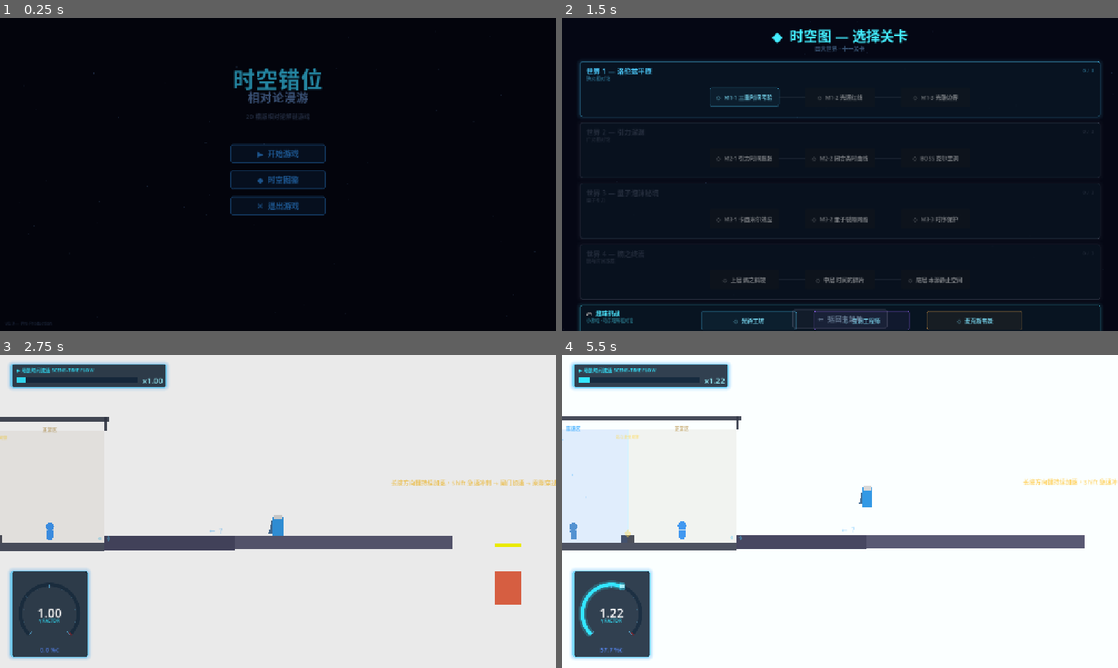
Above: before the commit, frames 1-4 (two rows, left to right).
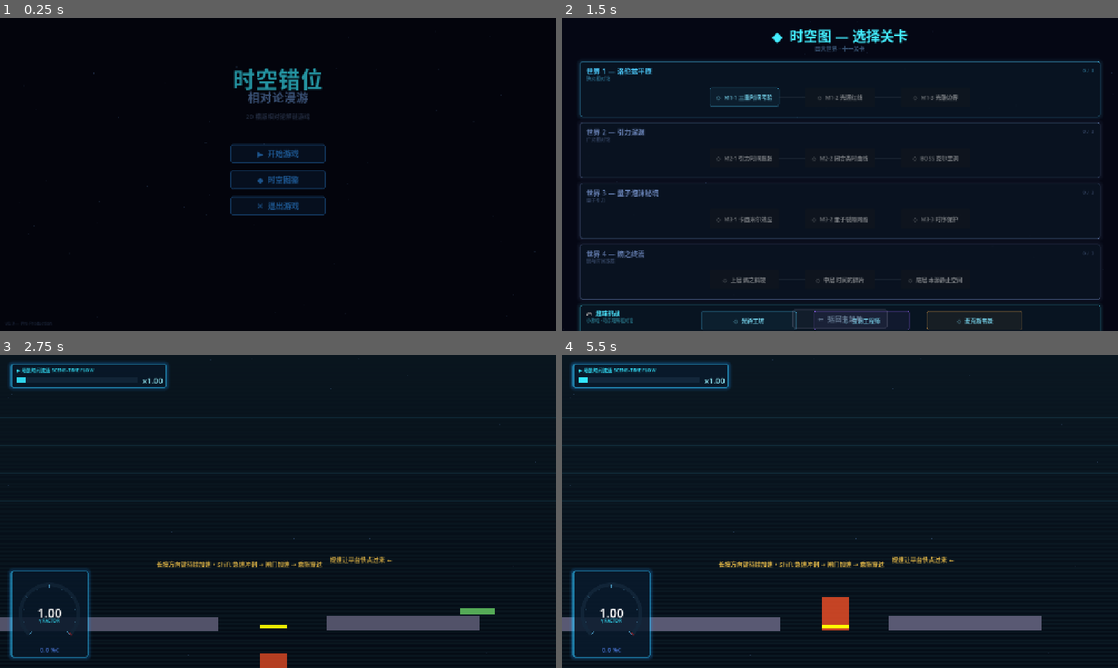
Above: after the commit, the same moments.

Repository: moss-550-w/Relativity-Puzzle
Game: Godot game, scene res://scenes/ui/main_menu.tscn
Two runs of this game, one before a commit and one after it. Both use one fixed random seed, a clock stepped at 60 frames per second and the inputs below.
Inputs (mouse positions are in pixels of both pictures, inside the frame that each line leads up to):
- Up to frame 1 (0.25 s): no input
- Up to frame 2 (1.5 s): click "▶ 开始游戏" at 0.5 s; move the mouse to (962, 158) at 1.27 s; hold D (move_right) from 1.28 s (still down); hold E (observe) from 1.28 s (still down); tap F (grab) at 1.35 s; click (962, 158) at 1.42 s
- Up to frame 3 (2.75 s): tap Space (jump) at 1.52 s; release D (move_right) at 2 s; release E (observe) at 2 s; click "◇ M1-1 三重时间考验" at 2 s
- Up to frame 4 (5.5 s): drag from (728, 527) to (812, 574) at 2.77 s; move the mouse to (895, 442) at 3.52 s; hold A (move_left) 3.53-4.25 s; hold E (observe) 3.53-4.25 s; tap F (grab) at 3.6 s; drag from (812, 574) to (673, 464) at 4.27 s; move the mouse to (1006, 558) at 5.02 s; hold D (move_right) from 5.03 s (still down); hold Shift (sprint) from 5.03 s (still down); tap Space (jump) at 5.27 s; tap E (observe) at 5.3 s

The runs differ from the first frame. In frame 2, 0.8% of the frame differs, in the area x 3-97%, y 33-90%; in frame 3, 99%; in frame 4, 99%, in the area x 0-100%, y 0-100%.

Commit message:
refactor: 引入全局调色板统一管理配色，新增玩家速度光晕系统
1. 新增全局Palette类，统一管理通用UI色、四世界色卡与星空绘制接口
2. 替换全项目硬编码色彩为Palette引用，实现配色统一维护
3. 新增PlayerGlow节点与脚本，实现速度光晕与技能闪光特效
4. 新增世界背景层脚本，根据当前世界绘制差异化背景与网格
5. 为玩家节点添加速度光晕子节点与对应更新逻辑

Diff:
--- a/assets/shaders/time_warp.gdshader
+++ b/assets/shaders/time_warp.gdshader
@@ -1,24 +1,30 @@
 shader_type canvas_item;
 
-// 时间膨胀色彩偏移 Shader
-// uniform 由脚本每帧更新：
-//   time_dilation_factor > 1.0 → 蓝移（场景加速）
-//   time_dilation_factor < 1.0 → 红移（场景减速）
-//   等于 1.0 → 无色偏
+// 时间膨胀色彩偏移 Shader（v2 — 半透明色洗，不遮挡底层世界背景）
+// uniform 由 time_warp_overlay.gd 每帧更新：
+//   time_dilation_factor > 1.0 → 蓝移色洗
+//   time_dilation_factor < 1.0 → 红移色洗
+//   等于 1.0 → 完全透明（透出世界背景）
+//   偏差越大，色洗越浓
 
 uniform float time_dilation_factor : hint_range(0.0, 50.0) = 1.0;
-// 色偏强度（可调）
-uniform float shift_strength : hint_range(0.0, 0.5) = 0.08;
+uniform float shift_strength : hint_range(0.0, 0.5) = 0.12;
 
 void fragment() {
-	vec4 col = texture(TEXTURE, UV);
-	// factor > 1 时 shift 为负 → col.b += shift(负值=减蓝) → 画面偏蓝（蓝移）
-	// factor < 1 时 shift 为正 → col.r += → 画面偏红（红移）
 	float shift = (1.0 - time_dilation_factor) * shift_strength;
-	col.r += shift;
-	col.b -= shift;
-	// 保持亮度大致不变
-	col.r = clamp(col.r, 0.0, 1.0);
-	col.b = clamp(col.b, 0.0, 1.0);
+	float intensity = clamp(abs(shift) / 0.12, 0.0, 1.0);
+	float alpha = intensity * 0.28;  // 最大不透明度 ≈ 0.28，保持轻薄
+
+	vec4 col;
+	if (time_dilation_factor > 1.005) {
+		// 蓝移（场景加速）
+		col = vec4(0.15, 0.25, 1.0, alpha);
+	} else if (time_dilation_factor < 0.995) {
+		// 红移（场景减速）
+		col = vec4(1.0, 0.12, 0.05, alpha);
+	} else {
+		// ~1.0 → 完全透明
+		col = vec4(0.0);
+	}
 	COLOR = col;
 }
--- a/scenes/minigames/light_clock.gd
+++ b/scenes/minigames/light_clock.gd
@@ -8,9 +8,9 @@
 const HudGauge = preload("res://scripts/ui/hud_gauge.gd")
 const STC = preload("res://scripts/mechanics/speed_time_coupling.gd")
 
-const C_CYAN := Color(0.2, 0.9, 1.0)
-const C_GOLD := Color(1.0, 0.85, 0.3)
-const C_RED := Color(1.0, 0.25, 0.2)
+const C_CYAN := Palette.C_CYAN
+const C_GOLD := Palette.C_GOLD
+const C_RED := Palette.C_RED
 
 const MIRROR_LENGTH: float = 180.0
 const MIRROR_GAP: float = 200.0
@@ -57,7 +57,7 @@
 		var dot := ColorRect.new()
 		dot.size = Vector2(1.5, 1.5)
 		dot.position = Vector2(randf_range(0, 1280), randf_range(0, 720))
-		dot.color = Color(0.5, 0.7, 1.0, randf_range(0.08, 0.3))
+		dot.color = Color(Palette.STAR_COLOR.r, Palette.STAR_COLOR.g, Palette.STAR_COLOR.b, randf_range(0.08, 0.3))
 		dot.mouse_filter = MOUSE_FILTER_IGNORE
 		add_child(dot)
 
@@ -70,7 +70,7 @@
 	panel.size = Vector2(1000, 56)
 	var psb := StyleBoxFlat.new()
 	psb.bg_color = Color(0.03, 0.07, 0.12, 0.82)
-	psb.border_color = Color(0.2, 0.8, 1.0, 0.4)
+	psb.border_color = Palette.C_PANEL_EDGE
 	psb.set_border_width_all(2)
 	psb.border_width_left = 4
 	psb.set_corner_radius_all(6)
--- a/scenes/minigames/maxwell_demon.gd
+++ b/scenes/minigames/maxwell_demon.gd
@@ -8,10 +8,10 @@
 ## 以免污染世界4正式关卡的熵状态（向下兼容，互不干扰）。
 
 
-const C_CYAN: Color = Color(0.2, 0.9, 1.0)   # 冷 / 慢
-const C_RED: Color = Color(1.0, 0.35, 0.28)  # 热 / 快
-const C_GOLD: Color = Color(1.0, 0.85, 0.3)  # 成功
-const C_DIM: Color = Color(0.4, 0.5, 0.7)
+const C_CYAN: Color = Palette.C_CYAN   # 冷 / 慢
+const C_RED: Color = Palette.C_RED     # 热 / 快
+const C_GOLD: Color = Palette.C_GOLD   # 成功
+const C_DIM: Color = Palette.C_DIM
 
 # 仿真箱（左=冷腔 / 右=热腔，中央隔墙在 WALL_X）
 const BOX: Rect2 = Rect2(300, 124, 680, 468)   # left=300 right=980 top=124 bottom=592
@@ -55,11 +55,7 @@
 
 
 func _init_stars() -> void:
-	for i in 48:
-		_stars.append({
-			"pos": Vector2(randf_range(0, 1280), randf_range(0, 720)),
-			"a": randf_range(0.08, 0.3),
-		})
+	_stars = Palette.make_stars(48, 1280.0, 720.0)
 
 
 func _spawn_particles() -> void:
@@ -294,8 +290,7 @@
 
 
 func _draw_starfield() -> void:
-	for s in _stars:
-		draw_rect(Rect2(s["pos"], Vector2(1.5, 1.5)), Color(0.5, 0.7, 1.0, s["a"]), true)
+	Palette.draw_starfield(self, _stars)
 
 
 func _draw_chambers() -> void:
@@ -376,8 +371,8 @@
 	# 面板背景
 	var panel: Rect2 = Rect2(12, 12, 1256, 96)
 	draw_rect(panel, Color(0.03, 0.07, 0.12, 0.82), true)
-	draw_rect(panel, Color(0.2, 0.8, 1.0, 0.35), false, 1.0)
-	draw_rect(Rect2(12, 12, 4, 96), Color(0.2, 0.8, 1.0, 0.5), true)
+	draw_rect(panel, Palette.C_PANEL_EDGE, false, 1.0)
+	draw_rect(Rect2(12, 12, 4, 96), Palette.C_PANEL_EDGE, true)
 
 	# 记忆缓冲
 	draw_string(font, Vector2(28, 74), "记忆缓冲", 0, -1, 13, C_DIM)
--- a/scenes/minigames/wormhole_engineer.gd
+++ b/scenes/minigames/wormhole_engineer.gd
@@ -13,9 +13,9 @@
 const PLATE_THRESHOLD: float = 80.0
 const GRAB_RANGE: float = 100.0
 
-const C_CYAN: Color = Color(0.2, 0.9, 1.0)
-const C_GOLD: Color = Color(1.0, 0.85, 0.3)
-const C_PURPLE: Color = Color(0.6, 0.4, 1.0)
+const C_CYAN: Color = Palette.C_CYAN
+const C_GOLD: Color = Palette.C_GOLD
+const C_PURPLE: Color = Palette.CATEGORY_COLORS[1]  # 广义相对论紫
 
 # 虫洞口位置
 var _portal_a_pos: Vector2 = Vector2(460, 360)
@@ -51,11 +51,7 @@
 
 
 func _init_stars() -> void:
-	for i in 40:
-		_stars.append({
-			"pos": Vector2(randf_range(0, 1280), randf_range(0, 720)),
-			"a": randf_range(0.08, 0.3),
-		})
+	_stars = Palette.make_stars(40, 1280.0, 720.0)
 
 
 func _build_background() -> void:
@@ -264,8 +260,7 @@
 
 
 func _draw_starfield() -> void:
-	for s in _stars:
-		draw_rect(Rect2(s["pos"], Vector2(1.5, 1.5)), Color(0.5, 0.7, 1.0, s["a"]), true)
+	Palette.draw_starfield(self, _stars)
 
 
 func _draw_game_area() -> void:
--- a/scenes/player.tscn
+++ b/scenes/player.tscn
@@ -12,6 +12,10 @@
 
 [node name="CollisionShape2D" type="CollisionShape2D" parent="."]
 shape = SubResource("RectangleShape2D_body")
+
+[node name="PlayerGlow" type="Node2D" parent="."]
+z_index = -1
+script = load("res://scripts/player/player_glow.gd")
 
 [node name="VisualRoot" type="Node2D" parent="."]
 
--- a/scenes/ui/level_select.gd
+++ b/scenes/ui/level_select.gd
@@ -3,11 +3,11 @@
 ## 程序化构建：星空背景、世界面板、关卡按钮、进度标记
 
 
-const C_CYAN := Color(0.2, 0.9, 1.0)
-const C_GOLD := Color(1.0, 0.85, 0.3)
-const C_DIM := Color(0.25, 0.28, 0.35, 0.5)
-const C_PANEL_BG := Color(0.03, 0.07, 0.12, 0.82)
-const C_PANEL_EDGE := Color(0.2, 0.8, 1.0, 0.4)
+const C_CYAN := Palette.C_CYAN
+const C_GOLD := Palette.C_GOLD
+const C_DIM := Palette.C_DIM
+const C_PANEL_BG := Palette.C_PANEL_BG
+const C_PANEL_EDGE := Palette.C_PANEL_EDGE
 
 var _particles: Array = []
 var _t: float = 0.0
@@ -48,7 +48,7 @@
 		var dot := ColorRect.new()
 		dot.size = Vector2(randf_range(1.5, 3.5), randf_range(1.5, 3.5))
 		dot.position = Vector2(randf_range(0, 1280), randf_range(0, 720))
-		dot.color = Color(0.5, 0.7, 1.0, randf_range(0.1, 0.5))
+		dot.color = Color(Palette.STAR_COLOR.r, Palette.STAR_COLOR.g, Palette.STAR_COLOR.b, randf_range(0.1, 0.5))
 		dot.mouse_filter = MOUSE_FILTER_IGNORE
 		dot.set_meta("speed", randf_range(6.0, 20.0))
 		dot.set_meta("phase", randf() * TAU)
--- a/scenes/ui/main_menu.gd
+++ b/scenes/ui/main_menu.gd
@@ -66,7 +66,7 @@
 		var dot := ColorRect.new()
 		dot.size = Vector2(randf_range(1.5, 3.5), randf_range(1.5, 3.5))
 		dot.position = Vector2(randf_range(0, 1280), randf_range(0, 720))
-		dot.color = Color(0.5, 0.7, 1.0, randf_range(0.15, 0.6))
+		dot.color = Color(Palette.STAR_COLOR.r, Palette.STAR_COLOR.g, Palette.STAR_COLOR.b, randf_range(0.15, 0.6))
 		dot.mouse_filter = MOUSE_FILTER_IGNORE
 		dot.set_meta("speed", randf_range(8.0, 25.0))
 		dot.set_meta("phase", randf() * TAU)
@@ -98,7 +98,7 @@
 	_title_label.position = Vector2(-300, 100)
 	_title_label.size = Vector2(600, 80)
 	_title_label.add_theme_font_size_override("font_size", 52)
-	_title_label.add_theme_color_override("font_color", Color(0.2, 0.8, 1.0, 1.0))
+	_title_label.add_theme_color_override("font_color", Palette.C_CYAN)
 	add_child(_title_label)
 
 	var subtitle := Label.new()
@@ -126,7 +126,7 @@
 	var glow_tween := create_tween()
 	glow_tween.set_loops()
 	glow_tween.tween_property(_title_label, "theme_override_colors/font_color", Color(0.4, 1.0, 1.0, 1.0), 2.0)
-	glow_tween.tween_property(_title_label, "theme_override_colors/font_color", Color(0.2, 0.8, 1.0, 1.0), 2.0)
+	glow_tween.tween_property(_title_label, "theme_override_colors/font_color", Palette.C_CYAN, 2.0)
 
 
 # ============================================================
--- a/scenes/world_1_lorentz/level_base.gd
+++ b/scenes/world_1_lorentz/level_base.gd
@@ -27,6 +27,7 @@
 
 
 func _ready() -> void:
+	_spawn_background()
 	_spawn_player()
 	_spawn_hud()
 	_spawn_hints()
@@ -71,6 +72,19 @@
 	hud.layer = 10
 	hud.set_script(script)
 	add_child(hud)
+
+
+func _spawn_background() -> void:
+	var s: Script = load("res://scripts/ui/world_backdrop.gd")
+	if s:
+		var bg_layer := CanvasLayer.new()
+		bg_layer.layer = -3  # 底色，在 time_warp(-1) 和关卡(0)之下；W4 昼夜(-2)叠加其上
+		bg_layer.name = "WorldBackdropLayer"
+		var bg := Node2D.new()
+		bg.name = "WorldBackdrop"
+		bg.set_script(s)
+		bg_layer.add_child(bg)
+		add_child(bg_layer)
 
 
 func _spawn_overlay() -> void:
@@ -164,11 +178,12 @@
 	panel.size = Vector2(600, 400)
 	var psb := StyleBoxFlat.new()
 	psb.bg_color = Color(0.03, 0.06, 0.14, 0.95)
-	psb.border_color = Color(0.2, 0.8, 1.0, 0.6)
+	var accent: Color = Palette.world_accent(GameState.current_world)
+	psb.border_color = Color(accent.r, accent.g, accent.b, 0.6)
 	psb.set_border_width_all(2)
 	psb.border_width_left = 4
 	psb.set_corner_radius_all(10)
-	psb.shadow_color = Color(0.1, 0.6, 1.0, 0.25)
+	psb.shadow_color = Color(accent.r, accent.g, accent.b, 0.25)
 	psb.shadow_size = 20
 	panel.add_theme_stylebox_override("panel", psb)
 	_complete_layer.add_child(panel)
@@ -180,7 +195,7 @@
 	title.size = Vector2(600, 40)
 	title.horizontal_alignment = HORIZONTAL_ALIGNMENT_CENTER
 	title.add_theme_font_size_override("font_size", 30)
-	title.add_theme_color_override("font_color", Color(0.2, 0.8, 1.0, 1.0))
+	title.add_theme_color_override("font_color", Color(accent.r, accent.g, accent.b, 1.0))
 	panel.add_child(title)
 
 	# 完成文案
@@ -304,10 +319,11 @@
 	panel.size = Vector2(400, 340)
 	var psb := StyleBoxFlat.new()
 	psb.bg_color = Color(0.03, 0.06, 0.14, 0.95)
-	psb.border_color = Color(0.2, 0.6, 1.0, 0.5)
+	var paccent: Color = Palette.world_accent(GameState.current_world)
+	psb.border_color = Color(paccent.r, paccent.g, paccent.b, 0.5)
 	psb.set_border_width_all(2)
 	psb.set_corner_radius_all(10)
-	psb.shadow_color = Color(0.1, 0.4, 0.9, 0.3)
+	psb.shadow_color = Color(paccent.r, paccent.g, paccent.b, 0.3)
 	psb.shadow_size = 20
 	panel.add_theme_stylebox_override("panel", psb)
 	_pause_menu.add_child(panel)
@@ -319,7 +335,7 @@
 	title.size = Vector2(400, 36)
 	title.horizontal_alignment = HORIZONTAL_ALIGNMENT_CENTER
 	title.add_theme_font_size_override("font_size", 26)
-	title.add_theme_color_override("font_color", Color(0.2, 0.8, 1.0, 1.0))
+	title.add_theme_color_override("font_color", Color(paccent.r, paccent.g, paccent.b, 1.0))
 	panel.add_child(title)
 
 	# 按钮
--- /dev/null
+++ b/scripts/palette.gd
@@ -0,0 +1,114 @@
+class_name Palette
+## 全局调色板 — 美术配色的唯一真源（静态类，仿 SpeedTimeCoupling）
+## 通用 UI 色、四世界色卡、四分类色、统一星空绘制接口
+## 用法：Palette.C_CYAN / Palette.world_accent(GameState.current_world) / Palette.draw_starfield(self, stars)
+
+
+# ============================================================
+# 通用 UI 色
+# ============================================================
+
+const C_CYAN: Color = Color(0.2, 0.9, 1.0)
+const C_RED: Color = Color(1.0, 0.25, 0.2)
+const C_GOLD: Color = Color(1.0, 0.85, 0.3)
+const C_BLUE: Color = Color(0.35, 0.55, 1.0)
+const C_DIM: Color = Color(0.4, 0.5, 0.7)
+const C_PANEL_BG: Color = Color(0.03, 0.07, 0.12, 0.8)
+const C_PANEL_EDGE: Color = Color(0.2, 0.8, 1.0, 0.5)
+
+# 星点统一基色
+const STAR_COLOR: Color = Color(0.5, 0.7, 1.0)
+
+
+# ============================================================
+# 四分类色（图鉴 / UI 分类，沿用 main_menu.CATEGORIES）
+# ============================================================
+
+const CATEGORY_COLORS: Array[Color] = [
+	Color(0.3, 0.8, 1.0),   # 0 狭义相对论 — 青
+	Color(0.6, 0.4, 1.0),   # 1 广义相对论 — 紫
+	Color(0.3, 1.0, 0.6),   # 2 量子引力   — 绿
+	Color(1.0, 0.7, 0.3),   # 3 熵宇宙学   — 橙
+]
+
+
+## 按分类索引取色（越界回退青）
+static func category_color(idx: int) -> Color:
+	if idx < 0 or idx >= CATEGORY_COLORS.size():
+		return C_CYAN
+	return CATEGORY_COLORS[idx]
+
+
+# ============================================================
+# 四世界色卡（world 取 GameState.World 枚举值 1..4）
+# 每个世界：bg_top / bg_bottom / accent / grid
+# ============================================================
+
+const WORLD_PALETTE: Dictionary = {
+	1: {  # 洛伦兹平原 — 狭义 · 平直时空（青）
+		"bg_top": Color(0.04, 0.09, 0.13),
+		"bg_bottom": Color(0.02, 0.05, 0.09),
+		"accent": Color(0.30, 0.85, 1.0),
+		"grid": Color(0.30, 0.85, 1.0, 0.10),
+	},
+	2: {  # 引力深渊 — 广义 · 弯曲时空（紫）
+		"bg_top": Color(0.10, 0.05, 0.16),
+		"bg_bottom": Color(0.05, 0.03, 0.10),
+		"accent": Color(0.60, 0.40, 1.0),
+		"grid": Color(0.60, 0.40, 1.0, 0.11),
+	},
+	3: {  # 量子泡沫秘境 — 量子（冰蓝）
+		"bg_top": Color(0.05, 0.09, 0.16),
+		"bg_bottom": Color(0.04, 0.06, 0.12),
+		"accent": Color(0.40, 0.80, 1.0),
+		"grid": Color(0.45, 0.70, 1.0, 0.10),
+	},
+	4: {  # 熵之终焉 — 热力学（暖橙）
+		"bg_top": Color(0.14, 0.10, 0.06),
+		"bg_bottom": Color(0.06, 0.05, 0.10),
+		"accent": Color(1.0, 0.70, 0.30),
+		"grid": Color(1.0, 0.65, 0.30, 0.10),
+	},
+}
+
+
+static func _world_data(world: int) -> Dictionary:
+	return WORLD_PALETTE.get(world, WORLD_PALETTE[1])
+
+
+static func world_bg_top(world: int) -> Color:
+	return _world_data(world)["bg_top"]
+
+
+static func world_bg_bottom(world: int) -> Color:
+	return _world_data(world)["bg_bottom"]
+
+
+## 世界强调色（HUD 描边 / 网格 / 粒子高亮）
+static func world_accent(world: int) -> Color:
+	return _world_data(world)["accent"]
+
+
+static func world_grid(world: int) -> Color:
+	return _world_data(world)["grid"]
+
+
+# ============================================================
+# 统一星空接口
+# ============================================================
+
+## 生成星点数据 [{pos:Vector2, a:float}]；调用方持有后交给 draw_starfield 渲染
+static func make_stars(count: int, w: float, h: float) -> Array:
+	var stars: Array = []
+	for i in count:
+		stars.append({
+			"pos": Vector2(randf_range(0.0, w), randf_range(0.0, h)),
+			"a": randf_range(0.08, 0.3),
+		})
+	return stars
+
+
+## 在任意 CanvasItem 的 _draw 中绘制星点
+static func draw_starfield(ci: CanvasItem, stars: Array) -> void:
+	for s in stars:
+		ci.draw_rect(Rect2(s["pos"], Vector2(1.5, 1.5)), Color(STAR_COLOR.r, STAR_COLOR.g, STAR_COLOR.b, s["a"]), true)
--- a/scripts/player/player.gd
+++ b/scripts/player/player.gd
@@ -44,6 +44,7 @@
 var _is_frozen: bool = false
 var _last_safe_position: Vector2 = Vector2.ZERO
 var _visual_root: Node2D = null
+var _glow: Node2D = null
 ## 当前方向（-1/0/1），用于检测换向重置累积
 var _hold_dir: float = 0.0
 ## 长按累积出的目标速度（随按住时长增长）
@@ -58,6 +59,7 @@
 
 func _ready() -> void:
 	_visual_root = get_node_or_null("VisualRoot")
+	_glow = get_node_or_null("PlayerGlow")
 	_last_safe_position = global_position
 	_jumps_remaining = 2 if GameState.double_jump_unlocked else 1
 
@@ -79,6 +81,8 @@
 	TimeManager.update_from_player_speed(velocity.length())
 	# 运动方向尺缩
 	_update_length_contraction()
+	# 速度光晕（不随尺缩变形，Glow 为 VisualRoot 的兄弟节点）
+	_update_glow()
 	# 更新安全位置（在地上的位置为安全点）
 	if is_on_floor():
 		_last_safe_position = global_position
@@ -99,6 +103,11 @@
 	# 观测键（E）：延长量子裂隙
 	if Input.is_action_just_pressed("observe"):
 		_try_extend_fissures()
+		_trigger_observe_flash()
+
+	# 抓取键视觉反馈
+	if Input.is_action_just_pressed("grab"):
+		_trigger_grab_flash()
 
 
 # ============================================================
@@ -182,6 +191,25 @@
 	_visual_root.scale.y = 1.0
 
 
+func _update_glow() -> void:
+	if not _glow or not _glow.has_method("set_state"):
+		return
+	var speed: float = velocity.length()
+	var sr: float = speed / _STC.LIGHT_SPEED
+	var rr: float = _STC.get_redline_ratio(speed)
+	_glow.set_state(sr, rr, Time.get_ticks_msec() / 1000.0)
+
+
+func _trigger_observe_flash() -> void:
+	if _glow and _glow.has_method("trigger_observe_flash"):
+		_glow.trigger_observe_flash()
+
+
+func _trigger_grab_flash() -> void:
+	if _glow and _glow.has_method("trigger_grab_flash"):
+		_glow.trigger_grab_flash()
+
+
 # ============================================================
 # 外部接口
 # ============================================================
--- /dev/null
+++ b/scripts/player/player_glow.gd
@@ -0,0 +1,78 @@
+extends Node2D
+## PlayerGlow — 玩家速度光晕 + 技能闪色（置于 Player 子节点 VisualRoot 之前）
+## 仅在 _draw 绘制柔和同心光晕，不随尺缩变形
+
+
+const LIGHT_SPEED: float = 1000.0
+
+var _speed_ratio: float = 0.0      # speed / LIGHT_SPEED  [0, 1)
+var _redline_ratio: float = 0.0    # get_redline_ratio 输出 [0, 1]
+var _t: float = 0.0
+
+# 技能闪光（缓降，由 player.gd 写入）
+var _flash_cyan: float = 0.0       # E 观测闪光
+var _flash_orange: float = 0.0     # F 抓取闪光
+
+
+func set_state(speed_ratio: float, redline_ratio: float, t: float) -> void:
+	_speed_ratio = speed_ratio
+	_redline_ratio = redline_ratio
+	_t = t
+	queue_redraw()
+
+
+## 由 player.gd 调用：触发 E 键观测闪光
+func trigger_observe_flash() -> void:
+	_flash_cyan = 1.0
+
+
+## 由 player.gd 调用：触发 F 键抓取闪光
+func trigger_grab_flash() -> void:
+	_flash_orange = 1.0
+
+
+func _process(delta: float) -> void:
+	var changed: bool = false
+	if _flash_cyan > 0.0:
+		_flash_cyan = maxf(0.0, _flash_cyan - delta * 4.0)
+		changed = true
+	if _flash_orange > 0.0:
+		_flash_orange = maxf(0.0, _flash_orange - delta * 4.0)
+		changed = true
+	if changed:
+		queue_redraw()
+
+
+func _draw() -> void:
+	var pos: Vector2 = Vector2.ZERO  # 以自身位置为圆心
+
+	# 低速：微弱白光
+	var white_alpha: float = 0.06 + _speed_ratio * 0.08
+	if _speed_ratio < 0.5:
+		white_alpha = 0.04 + _speed_ratio * 0.06
+	draw_circle(pos, 36.0, Color(1.0, 1.0, 1.0, white_alpha))
+	draw_circle(pos, 52.0, Color(1.0, 1.0, 1.0, white_alpha * 0.5))
+
+	# >0.5c：蓝光晕渐显
+	if _speed_ratio > 0.5:
+		var blue_intensity: float = clampf((_speed_ratio - 0.5) / 0.45, 0.0, 1.0)
+		blue_intensity *= (1.0 - _redline_ratio * 0.6)  # 红线临界时蓝晕稍退
+		draw_circle(pos, 44.0, Color(Palette.C_BLUE.r, Palette.C_BLUE.g, Palette.C_BLUE.b, 0.12 * blue_intensity))
+		draw_circle(pos, 64.0, Color(Palette.C_BLUE.r, Palette.C_BLUE.g, Palette.C_BLUE.b, 0.06 * blue_intensity))
+
+	# 临近红线：红色脉冲光晕
+	if _redline_ratio > 0.3:
+		var pulse: float = 0.5 + 0.5 * sin(_t * 12.0)
+		var red_alpha: float = _redline_ratio * 0.22 * pulse
+		draw_circle(pos, 48.0, Color(Palette.C_RED.r, Palette.C_RED.g, Palette.C_RED.b, red_alpha))
+		draw_circle(pos, 70.0, Color(Palette.C_RED.r, Palette.C_RED.g, Palette.C_RED.b, red_alpha * 0.4))
+
+	# E 观测青闪
+	if _flash_cyan > 0.01:
+		draw_circle(pos, 42.0, Color(Palette.C_CYAN.r, Palette.C_CYAN.g, Palette.C_CYAN.b, 0.35 * _flash_cyan))
+		draw_circle(pos, 66.0, Color(Palette.C_CYAN.r, Palette.C_CYAN.g, Palette.C_CYAN.b, 0.15 * _flash_cyan))
+
+	# F 抓取橙闪
+	if _flash_orange > 0.01:
+		draw_circle(pos, 42.0, Color(1.0, 0.65, 0.2, 0.35 * _flash_orange))
+		draw_circle(pos, 66.0, Color(1.0, 0.65, 0.2, 0.15 * _flash_orange))
--- a/scripts/ui/relative_clock.gd
+++ b/scripts/ui/relative_clock.gd
@@ -9,12 +9,12 @@
 const SpeedTimeCoupling = preload("res://scripts/mechanics/speed_time_coupling.gd")
 const HudGauge = preload("res://scripts/ui/hud_gauge.gd")
 
-# 配色
-const C_CYAN := Color(0.2, 0.9, 1.0)
-const C_BLUE := Color(0.35, 0.55, 1.0)
-const C_RED := Color(1.0, 0.25, 0.2)
-const C_PANEL_BG := Color(0.03, 0.07, 0.12, 0.78)
-const C_PANEL_EDGE := Color(0.2, 0.8, 1.0, 0.55)
+# 配色（引用中央调色板）
+const C_CYAN := Palette.C_CYAN
+const C_BLUE := Palette.C_BLUE
+const C_RED := Palette.C_RED
+const C_PANEL_BG := Palette.C_PANEL_BG
+const C_PANEL_EDGE := Palette.C_PANEL_EDGE
 
 # 节点引用
 var _gauge: Control
--- /dev/null
+++ b/scripts/ui/world_backdrop.gd
@@ -0,0 +1,146 @@
+extends Node2D
+## WorldBackdrop — 关卡底层背景（CanvasLayer 挂载）
+## 根据 GameState.current_world 绘制：纵向渐变 + 统一星空 + 坐标参考网格
+## 在 level_base._spawn_background() 中实例化于 time_warp 覆盖层之下
+
+
+const GRID_SIZE: float = 64.0
+const GRID_COLS: int = 22   # 覆盖 ~1400px 宽
+const GRID_ROWS: int = 14   # 覆盖 ~896px 高
+
+var _stars: Array = []
+var _world: int = 0
+var _t: float = 0.0
+
+
+func _ready() -> void:
+	_world = GameState.current_world
+	_stars = Palette.make_stars(50, 1280.0, 720.0)
+	set_process(true)
+
+
+func _process(delta: float) -> void:
+	_t += delta
+	queue_redraw()
+
+
+func _draw() -> void:
+	draw_rect(Rect2(Vector2.ZERO, Vector2(1280, 720)),
+		Palette.world_bg_top(_world), true)
+
+	# 纵向渐变（下半屏向 bg_bottom 过渡）
+	var top: Color = Palette.world_bg_top(_world)
+	var bot: Color = Palette.world_bg_bottom(_world)
+	for i in range(1, 361):
+		var t_param: float = i / 360.0
+		var y: float = i * 2.0  # 0..720
+		draw_line(Vector2(0, y), Vector2(1280, y), top.lerp(bot, t_param), 1.0)
+
+	Palette.draw_starfield(self, _stars)
+	_draw_grid()
+
+
+# ============================================================
+# 坐标参考网格
+# ============================================================
+
+func _draw_grid() -> void:
+	var grid_col: Color = Palette.world_grid(_world)
+	match _world:
+		1:
+			_draw_grid_flat(grid_col)
+		2:
+			_draw_grid_curved(grid_col)
+		3:
+			_draw_grid_fractured(grid_col)
+		4:
+			_draw_grid_decaying(grid_col)
+		_:
+			_draw_grid_flat(grid_col)
+
+
+## W1 — 平直正方网格（惯性参考系坐标系）
+func _draw_grid_flat(col: Color) -> void:
+	for xi in GRID_COLS:
+		var x: float = xi * GRID_SIZE - 64.0
+		draw_line(Vector2(x, 0), Vector2(x, 720), col, 0.8)
+	for yi in GRID_ROWS:
+		var y: float = yi * GRID_SIZE - 48.0
+		draw_line(Vector2(0, y), Vector2(1280, y), col, 0.8)
+
+
+## W2 — 弯曲时空网格（向屏幕中心下凹的弧形，直观表现时空弯曲）
+func _draw_grid_curved(col: Color) -> void:
+	var center: Vector2 = Vector2(640, 360)
+	for xi in GRID_COLS:
+		var x: float = xi * GRID_SIZE - 64.0
+		for yi in GRID_ROWS - 1:
+			var y0: float = yi * GRID_SIZE - 48.0
+			var y1: float = (yi + 1) * GRID_SIZE - 48.0
+			var dx: float = x - center.x
+			var dist: float = absf(dx) / 640.0
+			var warp: float = dist * dist * 28.0  # 越远越弯（二阶）
+			draw_line(Vector2(x, y0 + warp), Vector2(x, y1 + warp), col, 0.8)
+	for yi in GRID_ROWS:
+		var y: float = yi * GRID_SIZE - 48.0
+		var prev: Vector2 = Vector2.ZERO
+		for xi in GRID_COLS:
+			var x: float = xi * GRID_SIZE - 64.0
+			var dx: float = x - center.x
+			var dist: float = absf(dx) / 640.0
+			var warp: float = dist * dist * 28.0
+			var pt: Vector2 = Vector2(x, y + warp * 0.6)
+			if xi > 0:
+				draw_line(prev, pt, col, 0.8)
+			prev = pt
+
+
+## W3 — 破碎/错断不规则网格段 + 轻微闪烁（量子真空涨落）
+func _draw_grid_fractured(col: Color) -> void:
+	var flicker: float = 0.8 + 0.2 * sin(_t * 3.7 + 1.1)
+	var frag_col: Color = Color(col.r, col.g, col.b, col.a * flicker)
+	for xi in GRID_COLS:
+		var x: float = xi * GRID_SIZE - 64.0
+		var seg_start: float = -48.0
+		while seg_start < 672.0:
+			var seg_len: float = GRID_SIZE * randf_range(0.6, 2.5)
+			var seg_end: float = minf(seg_start + seg_len, 672.0)
+			var x_jitter: float = randf_range(-2.5, 2.5)  # 轻微横向错断
+			draw_line(Vector2(x + x_jitter, seg_start), Vector2(x + randf_range(-2.0, 2.0), seg_end), frag_col, 0.8)
+			seg_start = seg_end + GRID_SIZE * randf_range(0.3, 1.2)  # 缺口
+	for yi in GRID_ROWS:
+		var y: float = yi * GRID_SIZE - 48.0
+		var seg_start: float = -64.0
+		while seg_start < 1216.0:
+			var seg_len: float = GRID_SIZE * randf_range(0.6, 2.5)
+			var seg_end: float = minf(seg_start + seg_len, 1216.0)
+			var y_jitter: float = randf_range(-2.5, 2.5)
+			draw_line(Vector2(seg_start, y + y_jitter), Vector2(seg_end, y + randf_range(-2.0, 2.0)), frag_col, 0.8)
+			seg_start = seg_end + GRID_SIZE * randf_range(0.3, 1.2)
+
+
+## W4 — 暖色网格 + 随机缺口/淡出（熵增衰败）
+func _draw_grid_decaying(col: Color) -> void:
+	# 随机种子固定（每帧稳定），缺口位置基于 xi/yi 的伪随机
+	for xi in GRID_COLS:
+		var x: float = xi * GRID_SIZE - 64.0
+		for yi in GRID_ROWS - 1:
+			var y0: float = yi * GRID_SIZE - 48.0
+			var y1: float = (yi + 1) * GRID_SIZE - 48.0
+			if _decay_gap(xi, yi):
+				continue
+			draw_line(Vector2(x, y0), Vector2(x, y1), col, 0.8)
+	for yi in GRID_ROWS:
+		var y: float = yi * GRID_SIZE - 48.0
+		for xi in GRID_COLS - 1:
+			var x0: float = xi * GRID_SIZE - 64.0
+			var x1: float = (xi + 1) * GRID_SIZE - 64.0
+			if _decay_gap(xi, yi):
+				continue
+			draw_line(Vector2(x0, y), Vector2(x1, y), col, 0.8)
+
+
+## 伪随机决定该格是否缺口（基于行列号做确定性哈希）
+func _decay_gap(xi: int, yi: int) -> bool:
+	var h: int = (xi * 31 + yi * 97) % 100
+	return h < 18  # ~18% 的网格线段缺失（熵增崩解）
Not shown, added: scripts/palette.gd.uid
Not shown, added: scripts/player/player_glow.gd.uid
Not shown, added: scripts/ui/world_backdrop.gd.uid
Not shown, added: art.md
